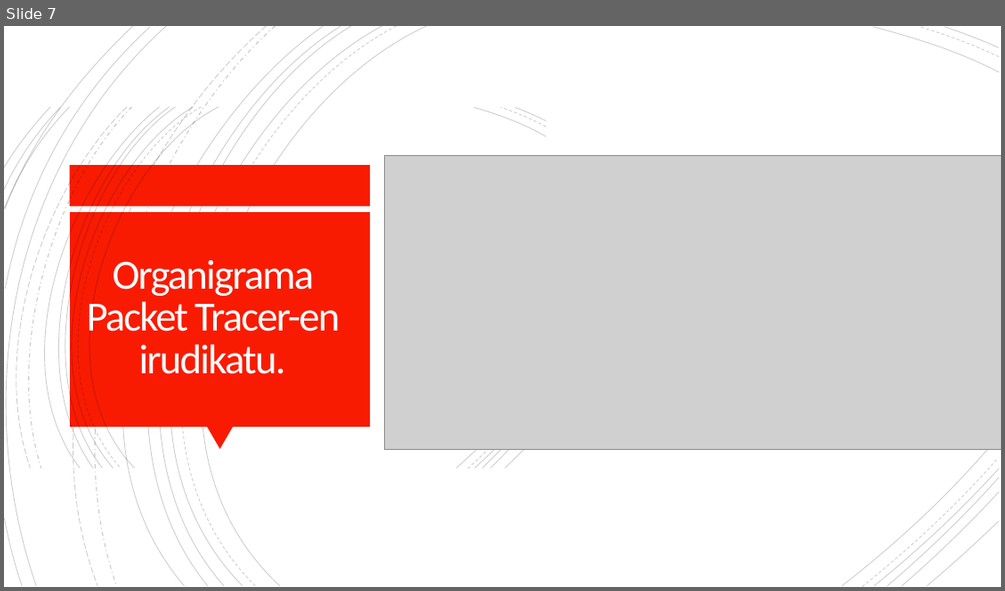
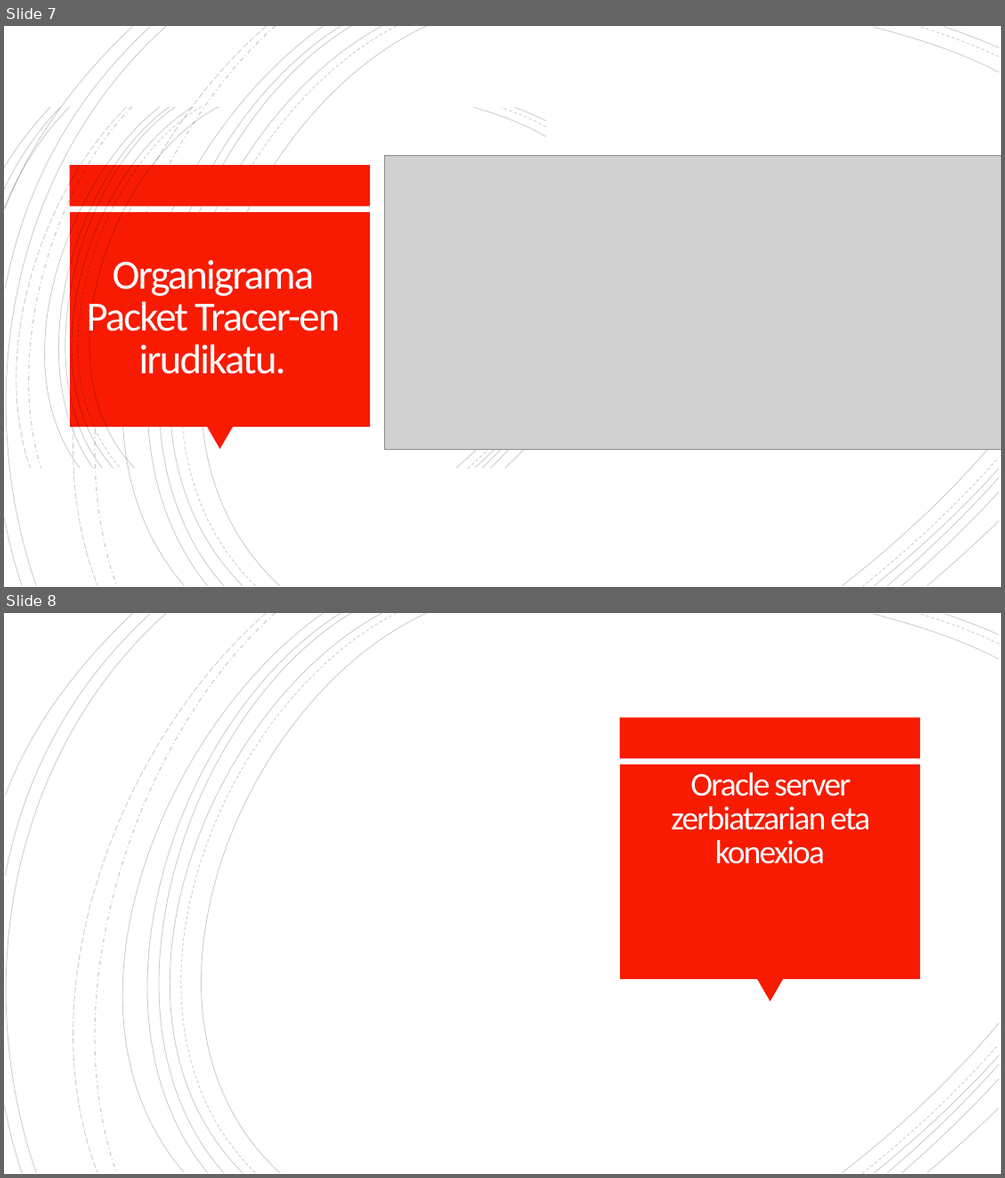
Before and after one commit to OceansForce/Erronka_5_Taldea, a slide deck: Aurkezpena/AurkezpenaTaldea5.pptx. Shown one above the other, each under a label of ours: slide 7 before the commit, slides 7 and 8 after it. The pictures are 1005x591 and 1005x1178 pixels, drawn with LibreOffice and Linux fonts; fonts in the diff are those of the drawing; grey boxes stand for pictures; background and template pictures are left out. Boxes give left, top, right and bottom in pixels: in the first picture for what was removed or moved away, otherwise in the second. Text is boxed around its words. In the diff, an @@ line names an element or a change of style, - is before the commit and + after.

```diff
--- a/Aurkezpena/AurkezpenaTaldea5.pptx
+++ b/Aurkezpena/AurkezpenaTaldea5.pptx
@@ slide 8 added at (4,613,1001,1174), background #FFFFFF; not listed: 21 template elements that a slide beside it also shows @@
@@ rectangle added at (619,718,920,759), fill #F81B02 @@
@@ rectangle added at (620,765,920,980), fill #F81B02 @@
@@ title added at (671,772,870,864), 32 pt, text #FFFEFF @@
+Oracle server zerbiatzarian eta konexioa
@@ triangle added at (757,979,783,1001), fill #F81B02 @@
```
Also in this commit, not shown: 5 other slides added, 6 other files.
